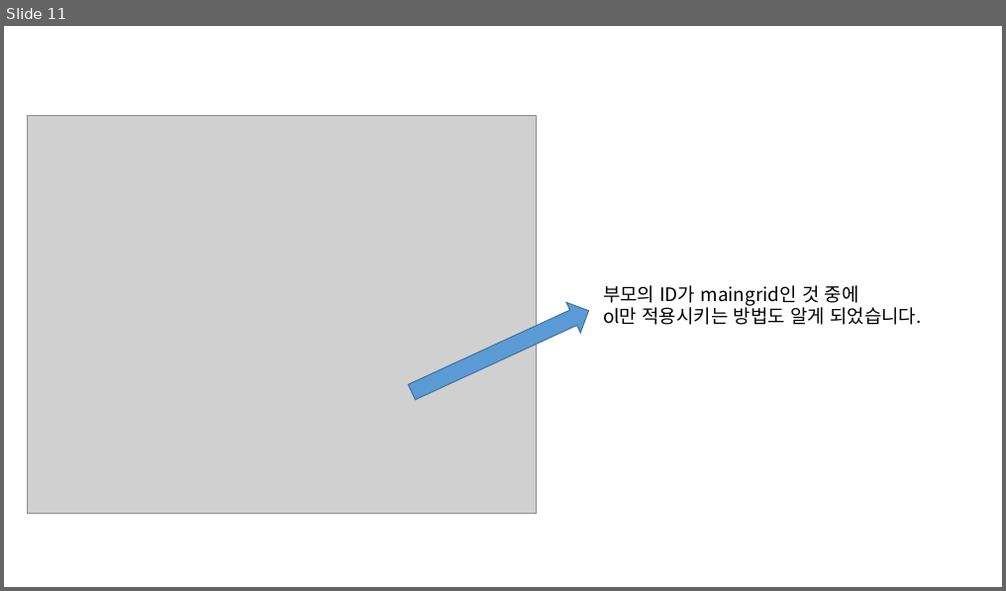
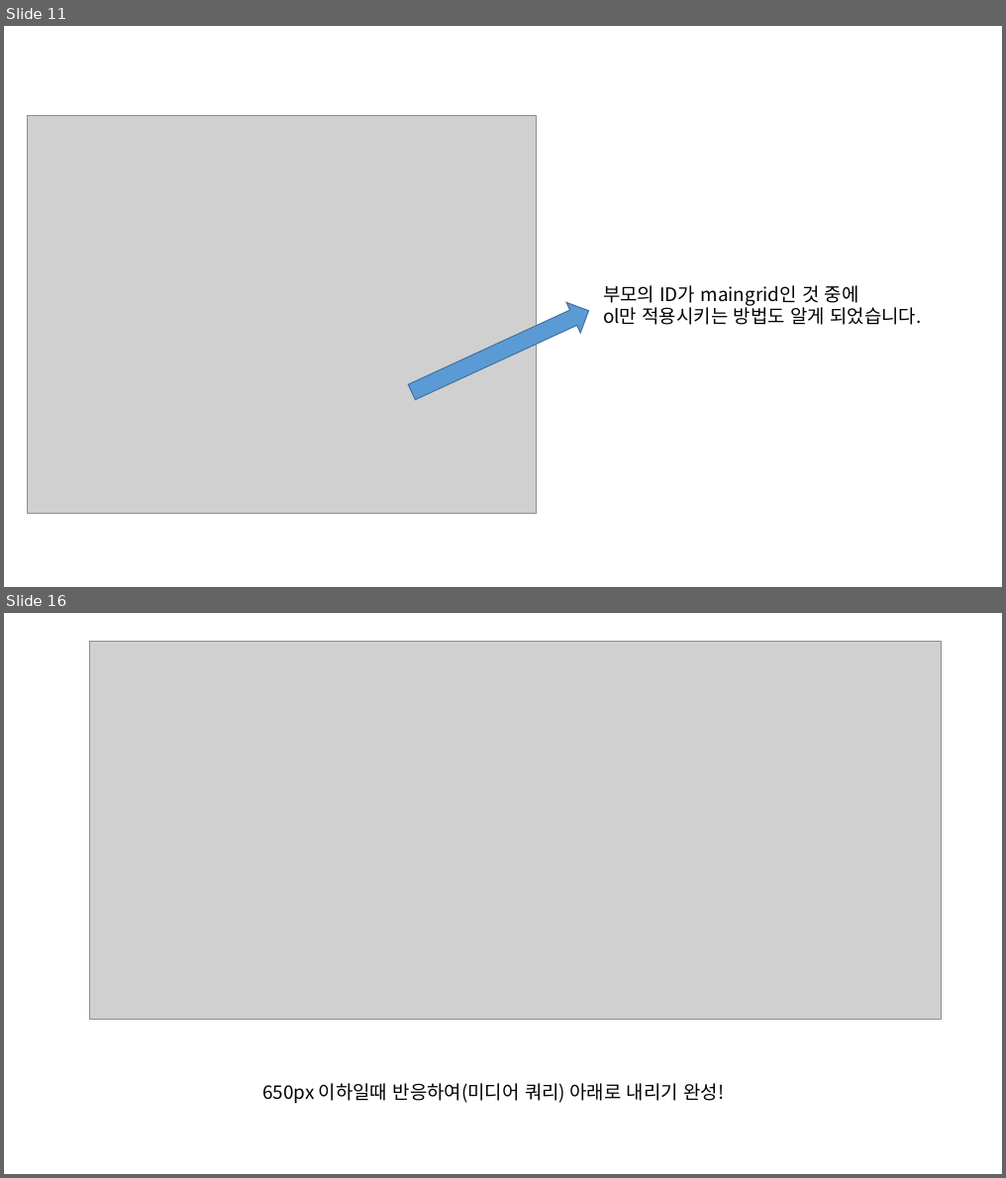
Before and after one commit to ehls1234/Coffee-web, a slide deck: 일지.pptx. Shown one above the other, each under a label of ours: slide 11 before the commit, slides 11 and 16 after it; the slides between them are not shown. The pictures are 1006x591 and 1006x1178 pixels, drawn with LibreOffice and Linux fonts; fonts in the diff are those of the drawing; grey boxes stand for pictures. Boxes give left, top, right and bottom in pixels: in the first picture for what was removed or moved away, otherwise in the second. Text is boxed around its words. In the diff, an @@ line names an element or a change of style, - is before the commit and + after.

```diff
--- a/일지.pptx
+++ b/일지.pptx
@@ slide 16 added at box(4, 613, 1002, 1174), background #FFFFFF @@
@@ picture added at box(89, 642, 942, 1020) @@
@@ text added at box(262, 1083, 724, 1104), 18 pt, text #000000 @@
+650px 이하일때 반응하여(미디어 쿼리) 아래로 내리기 완성!
```
Also in this commit, not shown: 6 other slides added, 10 other files.
